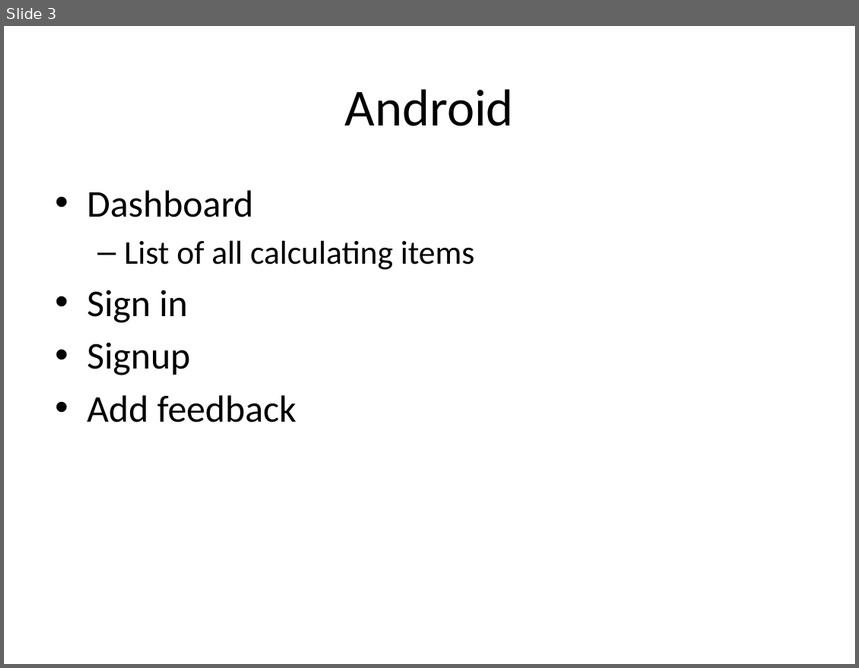
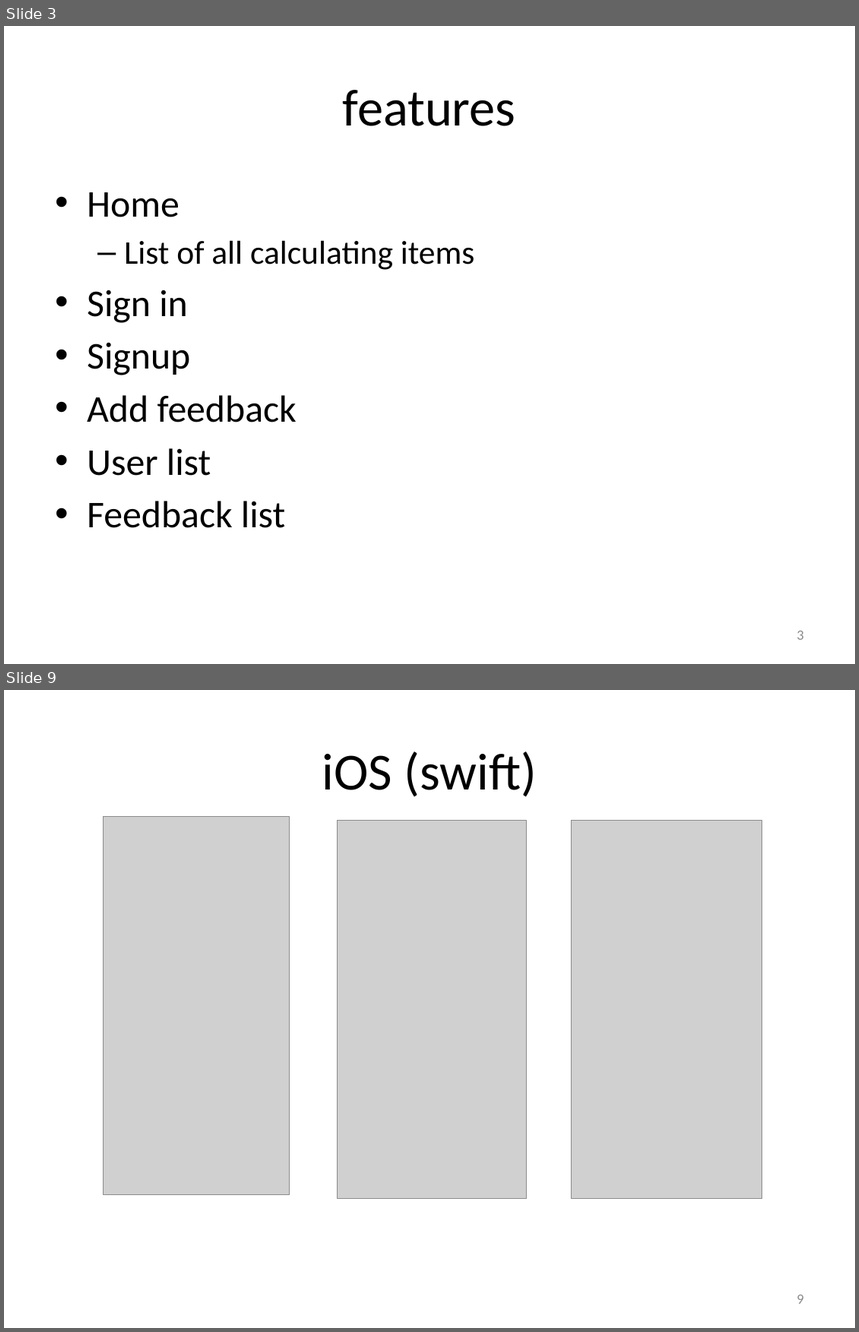
Before and after one commit to mcdperera/Firecalc, a slide deck: docs/presentation.pptx. Shown one above the other, each under a label of ours: slide 3 before the commit, slides 3 and 9 after it; the slides between them are not shown. The pictures are 859x668 and 859x1332 pixels, drawn with LibreOffice and Linux fonts; fonts in the diff are those of the drawing; grey boxes stand for pictures. Boxes give left, top, right and bottom in pixels: in the first picture for what was removed or moved away, otherwise in the second. Text is boxed around its words. In the diff, an @@ line names an element or a change of style, - is before the commit and + after.

Commit message:
videos related to android and ios uploaded.

```diff
--- a/docs/presentation.pptx
+++ b/docs/presentation.pptx
@@ slide 9 added at <box>4,690,855,1328</box>, background #FFFFFF @@
@@ title added at <box>322,752,537,797</box>, 44 pt, text #000000 @@
+iOS (swift)
@@ picture added at <box>104,817,290,1195</box> @@
@@ picture added at <box>338,820,527,1199</box> @@
@@ picture added at <box>572,820,762,1199</box> @@
@@ page number added at <box>797,1295,804,1304</box>, 12 pt, text #8C8C8C @@
+9
@@ slide 3 changed as well @@
@@ title at <box>343,90,516,126</box>: text changed @@
-Android
+features
@@ text at <box>87,192,180,218</box>: text changed @@
-• Dashboard
+• Home
@@ text at <box>87,449,285,528</box>: paragraphs added @@
+• User list
+• Feedback list
@@ page number added at <box>797,631,804,640</box>, 12 pt, text #8C8C8C @@
+3
```
Also in this commit, not shown: 2 other slides changed, 15 other slides added, 2 other files.
